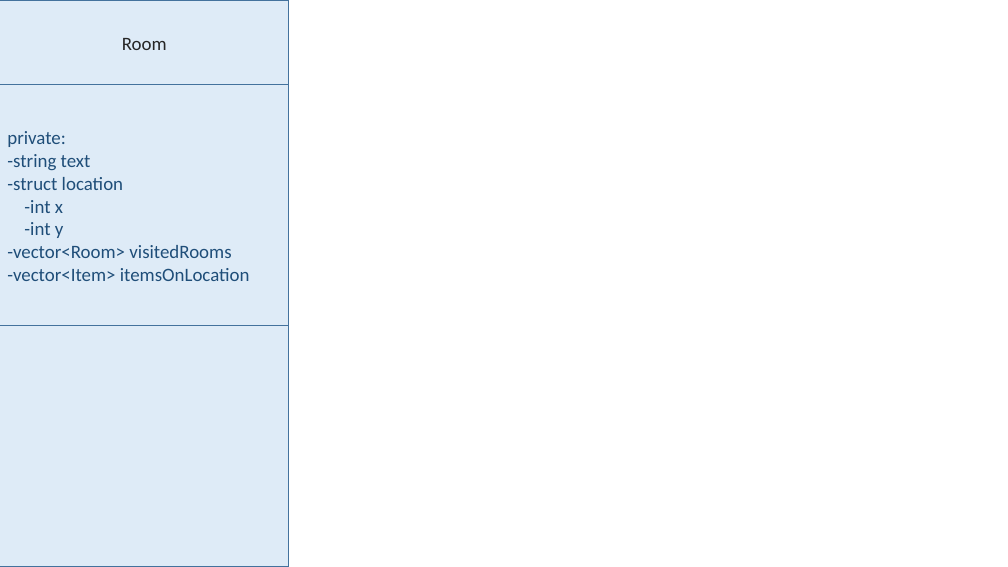
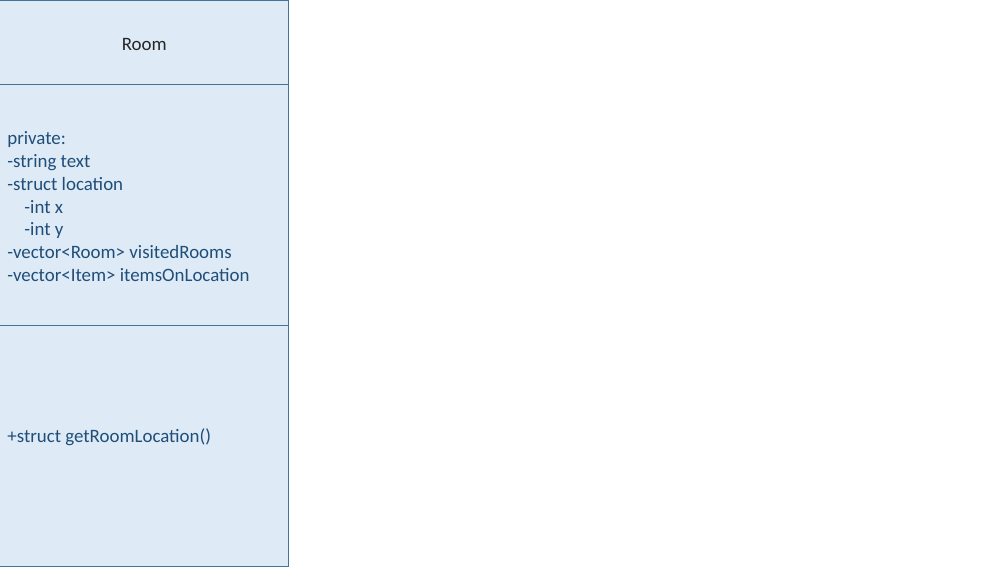
Before and after one commit to ngraham20/CS172_FA16_FinalProject, a slide deck: slide 2 of Class UMLs.pptx. Drawn at 1008x567 pixels with LibreOffice and Linux fonts; fonts in the diff are those of the drawing. Boxes give left, top, right and bottom in pixels: in the first picture for what was removed or moved away, otherwise in the second. Text is boxed around its words. In the diff, an @@ line names an element or a change of style, - is before the commit and + after.

```diff
--- a/Class UMLs.pptx
+++ b/Class UMLs.pptx
@@ text in rectangle at (7,428,211,446): text added @@
++struct getRoomLocation()
```
Also in this commit, not shown: 4 other slides changed, 1 other file.
